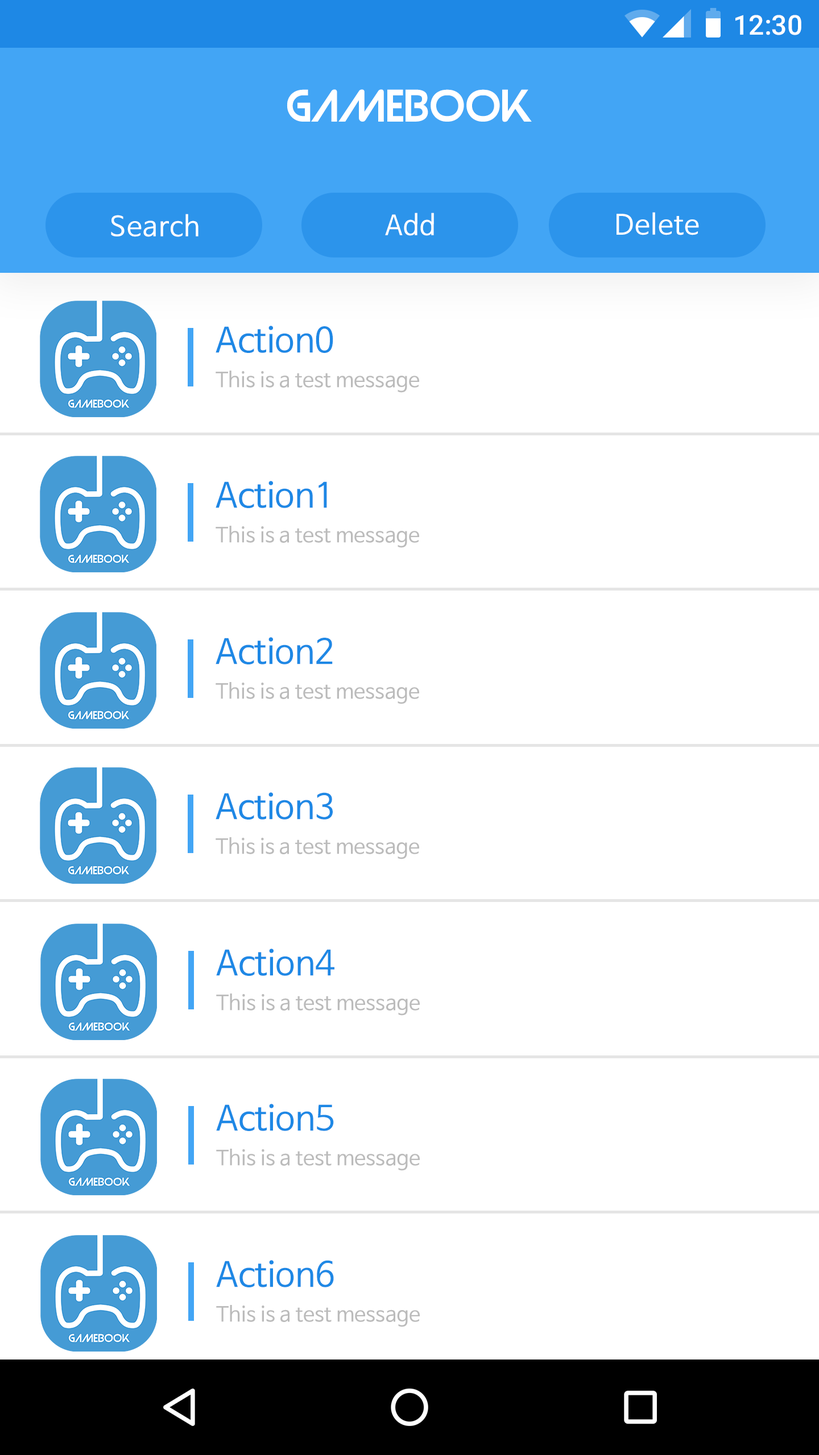
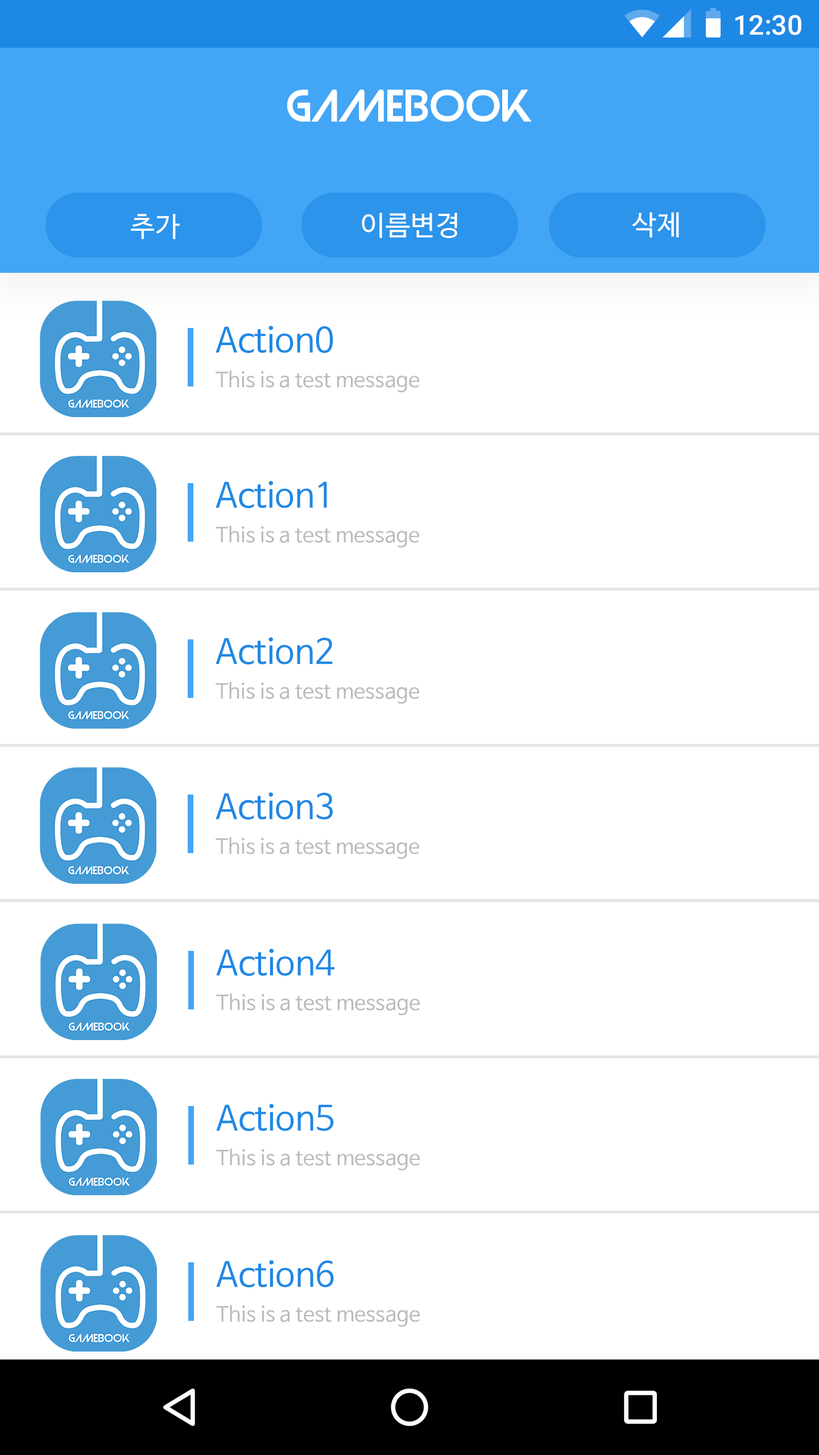
The second 819×1455 image is a revision of the first. Changes to its layers:
renamed "Search" to "추가", painted on it over [110, 213, 199, 240]
renamed "Delete" to "삭제", painted on it over [616, 212, 699, 238]
renamed "Add" to "이름변경", painted on it over [361, 212, 458, 239]
